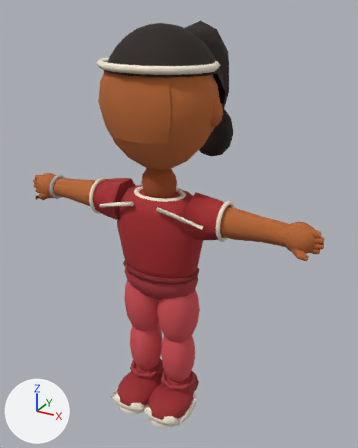
The glTF model public/v2/models/kid_nostrike.glb as it was, and as the next commit left it.
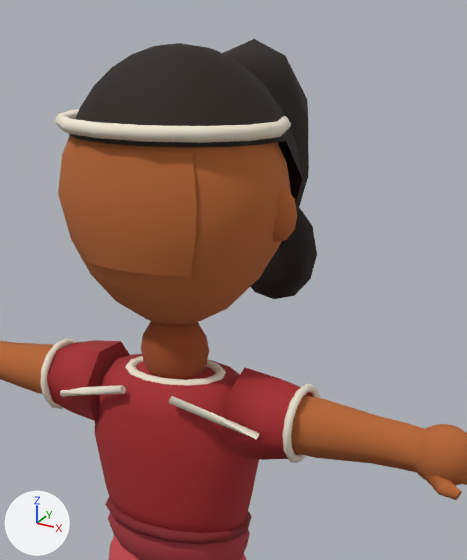
Old and new are each drawn whole from a 50 mm lens placed at (2.39, -3.95, 4.27), pointed at (-0.02, 0.43, 2.08) and again close up on the part from 19% to 87% of the width and 0% to 65% of the height. Arrows for +X, +Y and +Z are at lower left; the lights stay in place. The last two pictures show the newer version. Objects named as collision shapes, trigger or cutter boxes, shadow casters or lower levels of detail are left out.

Before the edit, the objects in view are built like this:
```python
me_kid_nostrike_lod0_mesh_001 = bpy.data.meshes.new('kid_nostrike_LOD0_Mesh.001')
me_kid_nostrike_lod0_mesh_001.from_pydata(...)  # 3211 vertices, 6184 faces; spans x -1.64..1.64, y -0.49..1.33, z 0.03..4.14
# faces by material slot: [1710, 3940, 394, 140]
me_kid_nostrike_lod0_mesh_001.materials.append(mat_m_body)
me_kid_nostrike_lod0_mesh_001.materials.append(mat_m_uniform)
me_kid_nostrike_lod0_mesh_001.materials.append(mat_m_hair)
me_kid_nostrike_lod0_mesh_001.materials.append(mat_m_accessory)
ob_kid_nostrike_lod0 = bpy.data.objects.new('kid_nostrike_LOD0', me_kid_nostrike_lod0_mesh_001)
ob_kid_nostrike_lod0.location = (0.0, 0.0, 0.0)
```
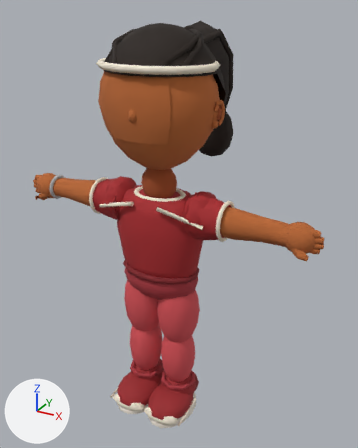
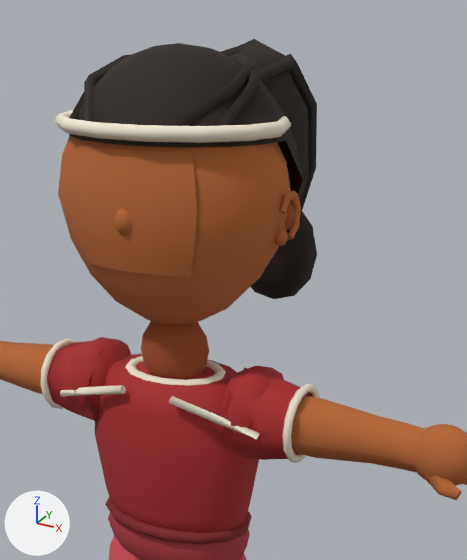
The change, as a diff of the scene's bpy script:
```diff
--- a/public/v2/models/kid_nostrike.glb.py
+++ b/public/v2/models/kid_nostrike.glb.py
@@ me_kid_nostrike_lod0_mesh_001 @@
 # used by ob_kid_nostrike_lod0; location = (0.0, 0.0, 0.0)
-me_kid_nostrike_lod0_mesh_001.from_pydata(...)  # 3211 vertices, 6184 faces; spans x -1.64..1.64, y -0.49..1.33, z 0.03..4.14
+me_kid_nostrike_lod0_mesh_001.from_pydata(...)  # 3643 vertices, 6984 faces; spans x -1.64..1.64, y -0.49..1.37, z 0.03..4.14
+# me_kid_nostrike_lod0_mesh_001 part 1: a new loose piece, an icosphere of 80 faces spanning x -0.05..0.05, y -0.45..-0.34, z 3.35..3.48, in mat_m_body
+# me_kid_nostrike_lod0_mesh_001 part 2: a new loose piece, a UV sphere (8 segments, 5 rings, poles along z) spanning x 0.552..0.618, y -0.013..0.083, z 3.352..3.488, in mat_m_body
+# me_kid_nostrike_lod0_mesh_001 part 3: a new loose piece, a UV sphere (7 segments, 5 rings, poles along z) spanning x 0.548..0.605, y -0.034..0.044, z 3.285..3.365, in mat_m_body
+# me_kid_nostrike_lod0_mesh_001 part 4: a new loose piece, a UV sphere (8 segments, 4 rings, poles along z) spanning x -0.63..-0.29, y -0.25..0.25, z 2.23..2.68, in mat_m_uniform
+# me_kid_nostrike_lod0_mesh_001 part 5: a new loose piece, a UV sphere (8 segments, 4 rings, poles along z) spanning x 0.29..0.63, y -0.25..0.25, z 2.23..2.68, in mat_m_uniform
+# me_kid_nostrike_lod0_mesh_001 part 6: a new loose piece of 43 vertices spanning x -0.45..0.01, y -0.37..0.43, z 3.78..4.09, in mat_m_hair
+# me_kid_nostrike_lod0_mesh_001 part 7: a new loose piece of 43 vertices spanning x -0.01..0.45, y -0.37..0.43, z 3.78..4.09, in mat_m_hair
+# me_kid_nostrike_lod0_mesh_001 part 8: a new loose piece of 26 vertices spanning x -0.04..0.04, y 0.26..1.37, z 3.15..4.13, in mat_m_hair
+# me_kid_nostrike_lod0_mesh_001 part 9: a new loose piece of 26 vertices spanning x 0.08..0.26, y 0.3..1.28, z 3.14..4.08, in mat_m_hair
+# me_kid_nostrike_lod0_mesh_001 part 10
+# 102 vertices are removed from x -0.65..0.65, y -0.07..0.07, z 3.3..3.56
+# 200 faces are deleted
+# 62 vertices are added at x -0.63..0.63, y -0.06..0.12, z 3.31..3.53
+# 120 new faces join them, mat_m_body
+# other edits to the shape of me_kid_nostrike_lod0_mesh_001 do not show in these pictures
 me_kid_nostrike_lod0_mesh_001.materials.append(mat_m_body)
```

Boxes (x1, y1, x2, y2) around the edits, measured in the close-ups (467 x 560 px):
part 1 of me_kid_nostrike_lod0_mesh_001, added: after (115, 208, 132, 236)
part 2 of me_kid_nostrike_lod0_mesh_001, added: after (285, 202, 294, 230)
part 3 of me_kid_nostrike_lod0_mesh_001, added: after (275, 230, 288, 246)
part 4 of me_kid_nostrike_lod0_mesh_001, added (red): after (70, 337, 132, 412)
part 5 of me_kid_nostrike_lod0_mesh_001, added (red): after (217, 366, 284, 450)
part 6 of me_kid_nostrike_lod0_mesh_001, added: after (69, 55, 130, 122)
part 7 of me_kid_nostrike_lod0_mesh_001, added: after (169, 53, 260, 126)
part 8 of me_kid_nostrike_lod0_mesh_001, added (mostly hidden): after (220, 44, 245, 57)
part 9 of me_kid_nostrike_lod0_mesh_001, added: after (259, 53, 317, 210)
part 10 of me_kid_nostrike_lod0_mesh_001, cut back: before (273, 187, 297, 242); after (279, 191, 301, 240)
